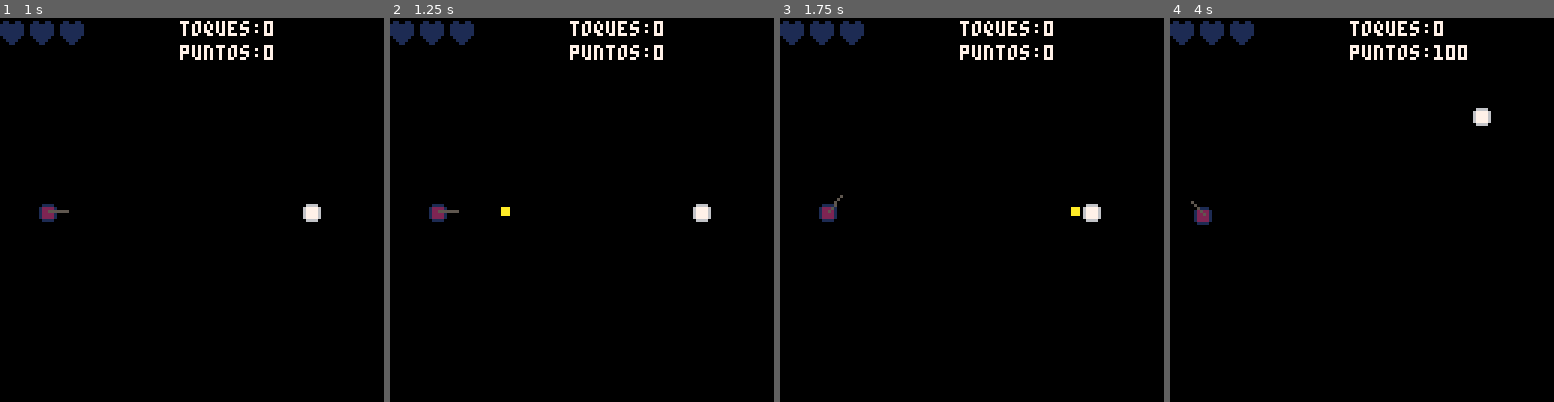
Above: before the commit, frames 1-4 (left to right).
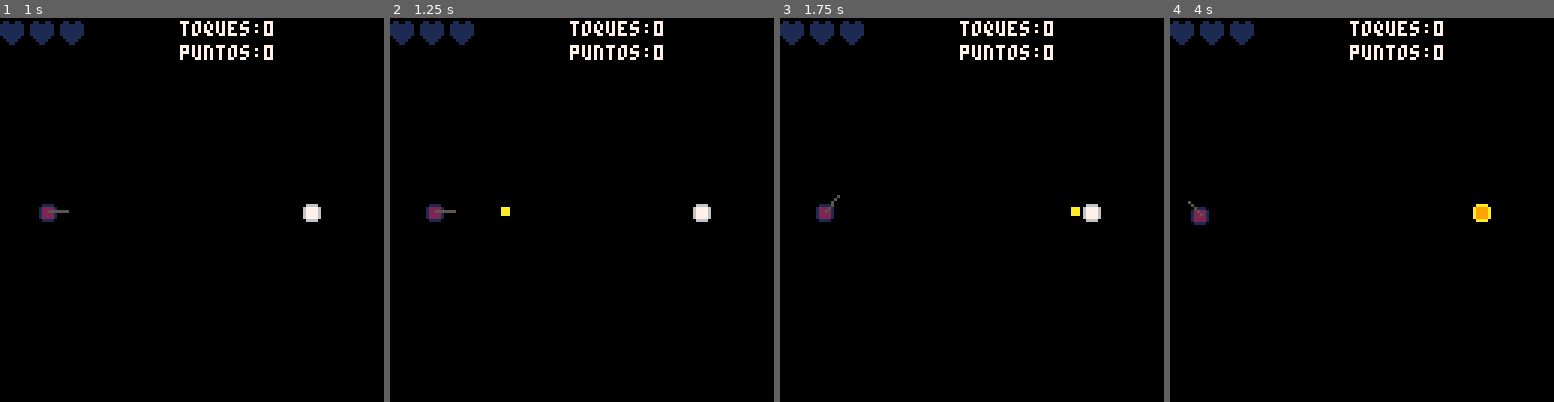
Above: after the commit, the same moments.

Repository: fsjorgeluis/battle_tank
Game: PICO-8 cartridge battle_tank.p8
Two runs of this game, one before a commit and one after it. Both use one fixed random seed, a clock stepped at 60 frames per second and the inputs below.
Inputs:
- Up to frame 1 (1 s): tap X (X key) at 0.33 s; tap O (Z key) at 0.7 s
- Up to frame 2 (1.25 s): tap X (X key) at 1.07 s
- Up to frame 3 (1.75 s): hold Right from 1.6 s (still down); tap O (Z key) at 1.7 s
- Up to frame 4 (4 s): tap X (X key) at 1.85, 2.97 s; release Right at 2.1 s; tap O (Z key) every 0.4 s from 2.1 to 3.7 s; hold Up 2.15-2.42 s; hold Right 2.47-3.03 s; hold Left 3.08-3.58 s; hold Down 3.63-3.97 s

Frame 1 is identical in both runs. In frame 2, 0.1% of the frame differs, in the area x 9-18%, y 48-54%; in frame 3, 0.2%; in frame 4, 0.8%, in the area x 4-84%, y 7-54%.

Commit message:
chore: Advances on add-combat-feedback openspec change

Diff:
--- a/battle_tank.p8
+++ b/battle_tank.p8
@@ -7,6 +7,7 @@
 #include src/player.lua
 #include src/enemy.lua
 #include src/bullet.lua
+#include src/fx.lua
 #include src/ui.lua
 
 function _init()
--- /dev/null
+++ b/probe.p8
@@ -0,0 +1,18 @@
+-- probe.p8
+-- Carga battle_tank.p8 y vuelca los primeros bytes de sfx 0..2 desde base RAM
+-- pico8.api.load, pico8.api.peek, pico8.api.printh, pico8.api.stop
+-- pico8.concept.memory-layout
+function _init()
+ load("battle_tank.p8")
+ local hx="0123456789abcdef"
+ for i=0,2 do
+  local base=0x3200+i*68
+  local s=""
+  for j=0,15 do
+   local b=peek(base+j)
+   s=s..sub(hx,flr(b/16)+1,flr(b/16)+1)..sub(hx,(b%16)+1,(b%16)+1)
+  end
+  printh("SFX"..i.."="..s)
+ end
+ stop()
+end
--- a/src/bullet.lua
+++ b/src/bullet.lua
@@ -17,6 +17,11 @@
  local bx=x+cos(a)*BARREL_LEN
  local by=y+sin(a)*BARREL_LEN
  add(bullets,{x=bx,y=by,vx=cos(a)*BULLET_SPEED,vy=sin(a)*BULLET_SPEED,born=t()})
+ -- retroceso opuesto al cañon, fogonazo y sonido (solo si dispara)
+ pl.rx=-cos(a)*RECOIL_IMPULSE
+ pl.ry=-sin(a)*RECOIL_IMPULSE
+ pl.muzzle_until=t()+0.07
+ sfx(SFX_SHOT,CH_SHOT)
 end
 
 function bl_update()
@@ -43,7 +48,15 @@
     local ex2=e.x+SPR_SIZE/2
     local ey2=e.y+SPR_SIZE/2
     if ut_aabb_overlap(bx1,by1,bx2,by2,ex1,ey1,ex2,ey2) then
-     en_kill(e)
+     fx_hit(e.x,e.y)
+     local died=en_hit(e)
+     if not died then
+      sfx(SFX_HIT,CH_HIT)
+     else
+      en_kill(e)
+      fx_explode(e.x,e.y)
+      sfx(SFX_BOOM,CH_BOOM)
+     end
      hit=true
      break
     end
--- a/src/const.lua
+++ b/src/const.lua
@@ -58,6 +58,28 @@
 RESPAWN_TIME=2.0
 BULLET_COL=10
 
+-- vida enemiga
+ENEMY_HP=3
+ENEMY_FLASH_TIME=0.07
+-- tintes de dano: re-mapeo de colores 6/7 segun vida restante
+ENEMY_TINTS={
+ [3]={6,6,7,7},  -- original: gris/blanco
+ [2]={6,10,7,9}, -- amarillo/naranja
+ [1]={6,9,7,8}   -- naranja/rojo
+}
+
+-- retroceso
+RECOIL_IMPULSE=0.35
+RECOIL_FRICTION=0.7
+
+-- sfx
+SFX_SHOT=1
+CH_SHOT=1
+SFX_BOOM=0
+CH_BOOM=0
+SFX_HIT=2
+CH_HIT=2
+
 -- zonas de respawn enemigo
 ENEMY_ZONES={
  {x=104,y=32},
--- a/src/enemy.lua
+++ b/src/enemy.lua
@@ -9,14 +9,31 @@
  enemies={}
  en.next_respawn=0
  en.last_zone=0
- add(enemies,{x=ENEMY_X,y=ENEMY_Y})
+ add(enemies,{x=ENEMY_X,y=ENEMY_Y,hp=ENEMY_HP,flash_until=0})
+end
+
+function en_hit(e)
+ e.hp=e.hp-1
+ e.flash_until=t()+ENEMY_FLASH_TIME
+ return e.hp<=0
 end
 
 function en_draw()
  for e in all(enemies) do
+  -- pico8.api.pal: re-mapeo de paleta segun vida restante (pares src,dst)
+  local tints=ENEMY_TINTS[e.hp] or ENEMY_TINTS[1]
+  pal(tints[1],tints[2])
+  pal(tints[3],tints[4])
+  -- destello blanco si recien impactado
+  if t()<e.flash_until then
+   pal(6,7)
+   pal(7,7)
+  end
   -- pico8.api.spr
   spr(SPR_ENEMY,e.x-SPR_SIZE/2,e.y-SPR_SIZE/2)
  end
+ -- restaurar paleta para no tenir otras entidades
+ pal()
 end
 
 function en_kill(e)
@@ -31,6 +48,6 @@
   local zi=(en.last_zone)%#ENEMY_ZONES+1
   en.last_zone=zi
   local z=ENEMY_ZONES[zi]
-  add(enemies,{x=z.x,y=z.y})
+  add(enemies,{x=z.x,y=z.y,hp=ENEMY_HP,flash_until=0})
  end
 end
--- /dev/null
+++ b/src/fx.lua
@@ -0,0 +1,102 @@
+-- fx.lua
+-- Efectos visuales transitorios: explosion e impacto
+-- pico8.api.circfill, pico8.api.pset, pico8.api.rnd, pico8.api.time
+
+fx_list={}
+
+function fx_init()
+ fx_list={}
+end
+
+function fx_explode(x,y)
+ add(fx_list,{
+  type="explode",
+  x=x,y=y,
+  born=t(),
+  dur=0.5,
+  debris={}
+ })
+ -- generar 6 escombros con velocidad aleatoria
+ for i=1,6 do
+  local a=rnd(1)
+  local sp=rnd(1.5)+0.5
+  add(fx_list[#fx_list].debris,{
+   x=x,y=y,
+   vx=cos(a)*sp,
+   vy=sin(a)*sp-0.5,
+   life=0.5
+  })
+ end
+end
+
+function fx_hit(x,y)
+ add(fx_list,{
+  type="hit",
+  x=x,y=y,
+  born=t(),
+  dur=0.15,
+  particles={}
+ })
+ -- generar 4-6 pixeles alrededor del punto
+ for i=1,4+flr(rnd(3)) do
+  local a=rnd(1)
+  local d=rnd(2)
+  add(fx_list[#fx_list].particles,{
+   dx=cos(a)*d,
+   dy=sin(a)*d
+  })
+ end
+end
+
+function fx_update()
+ local alive={}
+ for f in all(fx_list) do
+  local age=t()-f.born
+  if age>=f.dur then
+   -- podar efecto vencido
+  elseif f.type=="explode" then
+   -- actualizar escombros
+   for d in all(f.debris) do
+    d.x=d.x+d.vx
+    d.y=d.y+d.vy
+    d.vy=d.vy+0.08 -- gravedad ligera
+   end
+   add(alive,f)
+  else
+   add(alive,f)
+  end
+ end
+ fx_list=alive
+end
+
+function fx_draw()
+ for f in all(fx_list) do
+  local age=t()-f.born
+  local progress=age/f.dur
+  if f.type=="explode" then
+   -- destello blanco inicial (~2 primeros frames = 0.07s)
+   if age<0.07 then
+    circfill(f.x,f.y,3,7)
+   else
+    -- anillo expansivo: naranja(9) -> rojo(8) -> gris(5)
+    local r=3+progress*8
+    local c=9
+    if progress>0.4 then c=8 end
+    if progress>0.7 then c=5 end
+    circfill(f.x,f.y,r,c)
+    -- escombros
+    for d in all(f.debris) do
+     local alpha=1-progress
+     if alpha>0 then
+      pset(d.x,d.y,8)
+     end
+    end
+   end
+  elseif f.type=="hit" then
+   -- chispa: pixeles alrededor del punto
+   for p in all(f.particles) do
+    pset(f.x+p.dx,f.y+p.dy,7)
+   end
+  end
+ end
+end
--- a/src/player.lua
+++ b/src/player.lua
@@ -16,6 +16,9 @@
  pl.invuln_until=0
  pl.prev_x=pl.x
  pl.prev_y=pl.y
+ pl.rx=0
+ pl.ry=0
+ pl.muzzle_until=0
 end
 
 function pl_update()
@@ -65,6 +68,12 @@
  local dy=sin(pl.body_a)*pl.speed
  pl.x=pl.x+dx
  pl.y=pl.y+dy
+
+ -- integrar retroceso
+ pl.rx=pl.rx*RECOIL_FRICTION
+ pl.ry=pl.ry*RECOIL_FRICTION
+ pl.x=pl.x+pl.rx
+ pl.y=pl.y+pl.ry
 
  -- colision solida con enemigos (antes de clamp de arena)
  local px1=pl.x-COLLISION_INSET
@@ -117,4 +126,9 @@
  local bx=pl.x+cos(pl.turret_a)*BARREL_LEN
  local by=pl.y+sin(pl.turret_a)*BARREL_LEN
  line(pl.x,pl.y,bx,by,COL_DKGREY)
+
+ -- fogonazo: pixel brillante en la punta del canon
+ if t()<pl.muzzle_until then
+  rectfill(bx-0.5,by-0.5,bx+0.5,by+0.5,9)
+ end
 end
--- a/src/states.lua
+++ b/src/states.lua
@@ -17,6 +17,7 @@
  pl_init()
  en_init()
  bl_init()
+ fx_init()
  gs.game.score=0
  gs.state=GS_PLAY
 end
@@ -66,6 +67,7 @@
  pl_update()
  en_update()
  bl_update()
+ fx_update()
  -- disparo con X (btnp(5))
  if btnp(5) then
   bl_fire(pl.x,pl.y,pl.turret_a)
--- a/src/ui.lua
+++ b/src/ui.lua
@@ -21,6 +21,7 @@
 function ui_draw_play()
  cls(COL_BG)
  en_draw()
+ fx_draw()
  pl_draw()
  bl_draw()
  ui_draw_hud()
Not shown, changed: the sound effects (__sfx__) section of battle_tank.p8
Not shown, added: openspec/changes/add-combat-feedback/.openspec.yaml
Not shown, added: openspec/changes/add-combat-feedback/design.md
Not shown, added: openspec/changes/add-combat-feedback/proposal.md
Not shown, added: openspec/changes/add-combat-feedback/specs/combat-feedback/spec.md
Not shown, added: openspec/changes/add-combat-feedback/specs/enemies/spec.md
Not shown, added: openspec/changes/add-combat-feedback/specs/projectiles/spec.md
Not shown, added: openspec/changes/add-combat-feedback/tasks.md
